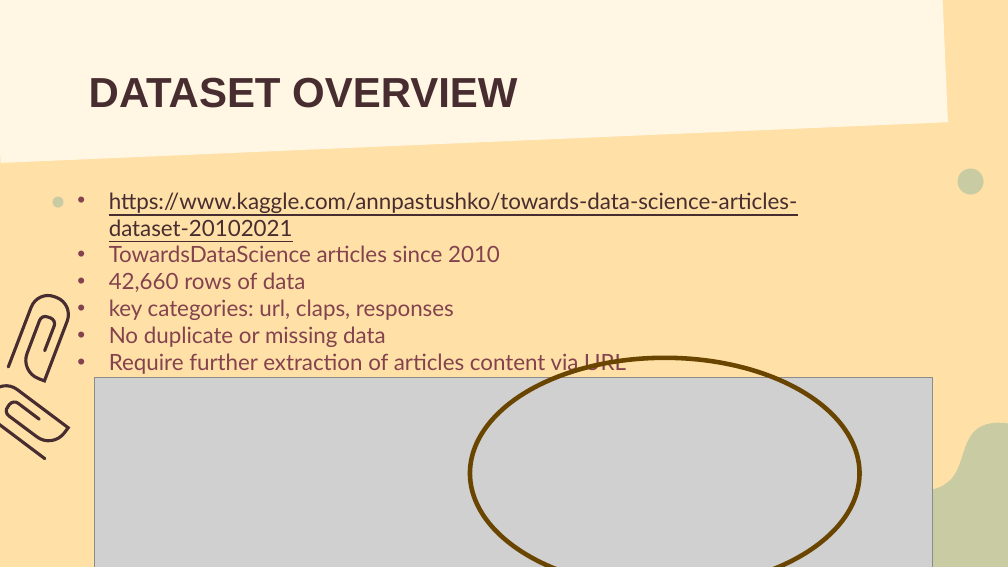
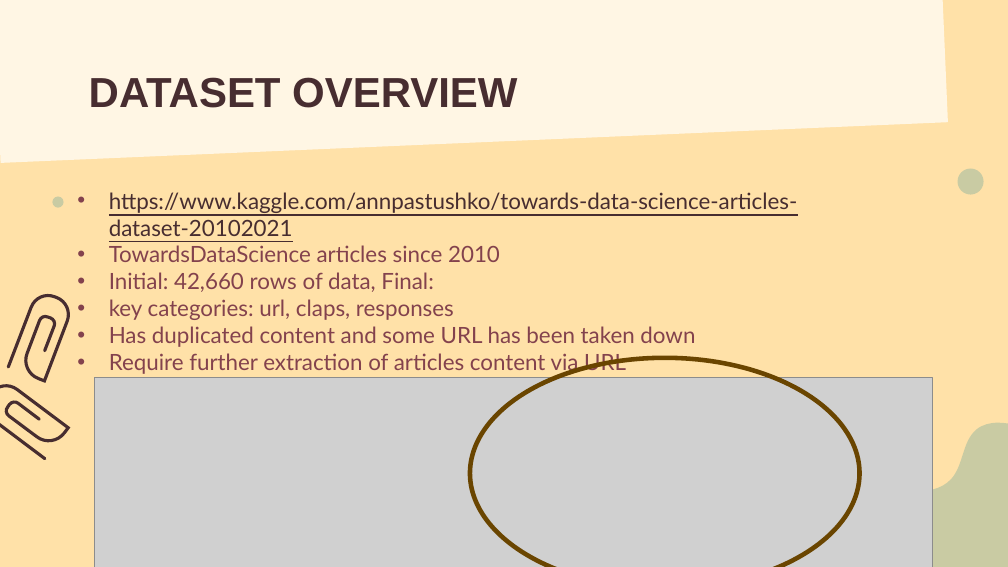
Before and after one commit to LiyanaRoslie/ds-keywords, a slide deck: slide 8 of Capstone_presentation_v1.0.pptx. Drawn at 1008x567 pixels with LibreOffice and Linux fonts; fonts in the diff are those of the drawing; grey boxes stand for pictures. Boxes give left, top, right and bottom in pixels: in the first picture for what was removed or moved away, otherwise in the second. Text is boxed around its words. In the diff, an @@ line names an element or a change of style, - is before the commit and + after.

```diff
--- a/Capstone_presentation_v1.0.pptx
+++ b/Capstone_presentation_v1.0.pptx
@@ subtitle at box(109, 272, 433, 292): text changed @@
-• 42,660 rows of data
+• Initial: 42,660 rows of data, Final:
@@ subtitle at box(109, 326, 695, 347): text changed @@
-• No duplicate or missing data
+• Has duplicated content and some URL has been taken down
```
Also in this commit, not shown: 1 other slide changed, 1 slide added, 1 other file.
